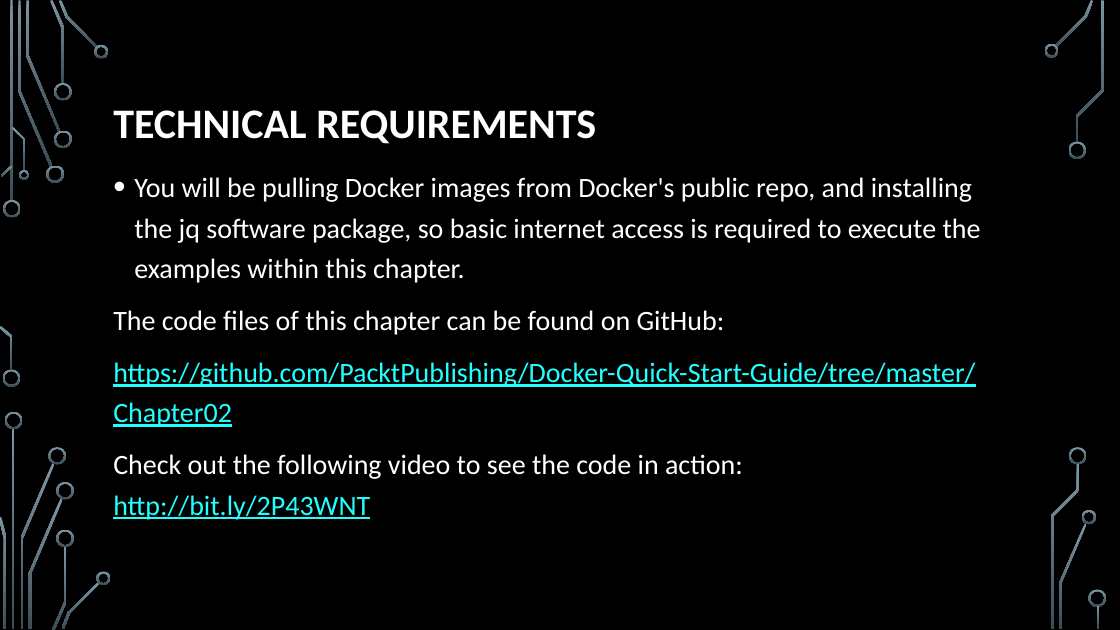
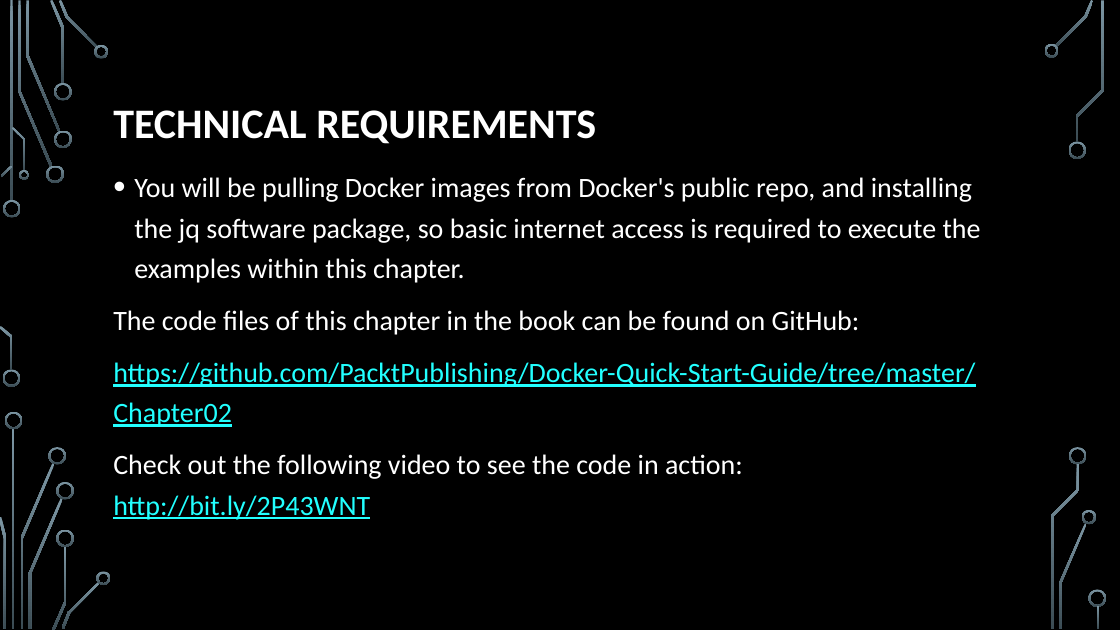
Before and after one commit to EarlWaud/LiveDockerTraining, a slide deck: slide 6 of Chapter 02 - Learning Docker Commands.pptx. Drawn at 1120x630 pixels with LibreOffice and Linux fonts; fonts in the diff are those of the drawing; background and template pictures are left out. Boxes give left, top, right and bottom in pixels: in the first picture for what was removed or moved away, otherwise in the second. Text is boxed around its words. In the diff, an @@ line names an element or a change of style, - is before the commit and + after.

Commit message:
Chapter 02

```diff
--- a/Chapter 02 - Learning Docker Commands.pptx
+++ b/Chapter 02 - Learning Docker Commands.pptx
@@ text at (113, 310, 860, 335): text changed @@
-The code files of this chapter can be found on GitHub:
+The code files of this chapter in the book can be found on GitHub:
```
Also in this commit, not shown: 3 other slides changed.
